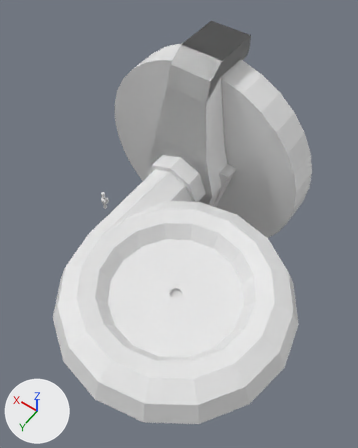
The Blender file francis_turbine.blend: old version first, new version second.
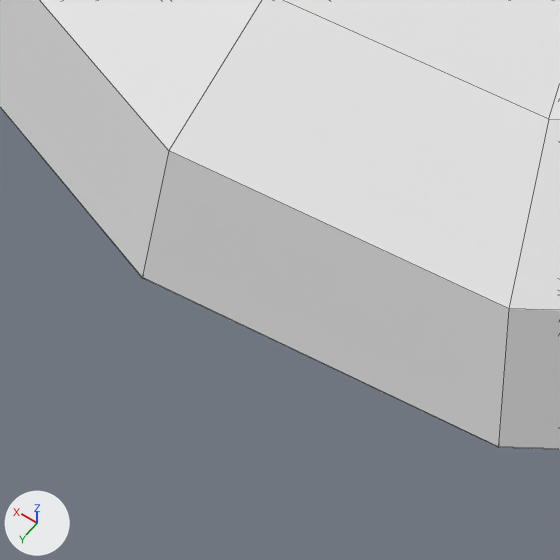
The first picture shows the older version from a 50 mm camera at (-18.6, 15.5, 34.1) aimed at (-3.5, -5.6, 1.0). The close-ups show both versions on the part from 21% to 42% of the width and 81% to 98% of the height of that picture; other places that the commit changed are outside them. Lighting does not change. The marker at lower left points along +X, +Y and +Z. The close-ups show mesh edges as thin lines.

Before the edit, the objects in view are built like this:
```python
me_cube_001 = bpy.data.meshes.new('Cube.001')
me_cube_001.from_pydata(...)  # 60 vertices, 44 faces; spans x -1.01..1.56, y -1.0..1.0, z -1.0..1.8
me_cylinder_004 = bpy.data.meshes.new('Cylinder.004')
me_cylinder_004.from_pydata(...)  # 174 vertices, 174 faces; spans x -4.02..4.02, y 0.0..1.01, z -4.02..4.42
ob_cube_002 = bpy.data.objects.new('Cube.002', me_cube_001)
ob_cube_002.location = (4.15, -4.68, -0.37)
ob_cube_002.rotation_euler = (3.142, 0.0, 0.0)  # degrees (180, 0, 0)
ob_cube_002.scale = (0.238, 0.238, 0.0863)
ob_cylinder_003 = bpy.data.objects.new('Cylinder.003', me_cylinder_004)
ob_cylinder_003.location = (-7.2, 0.0, 0.01)
ob_cylinder_003.rotation_euler = (1.571, 0.0, 0.0)  # degrees (90, 0, 0)
ob_cylinder_003.scale = (2.36, 2.36, 2.36)
```
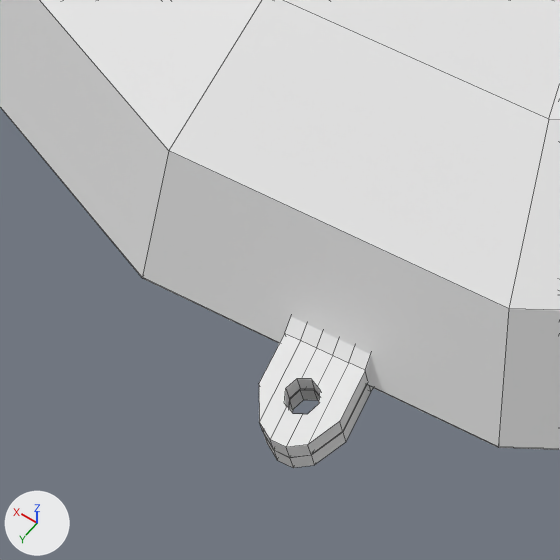
Location of each change, [x1, y1, x2, y2] in pixels of the close-ups (560 x 560 px):
```json
{"object": "Screw_ear.007", "change": "added", "after": [259, 317, 371, 457]}
{"object": "Screw_ear.008", "change": "added", "after": [263, 384, 373, 468]}
```

Scene script edits in JSON lines:
```json
{"op": "add", "block": "me_cube_005", "code": ["me_cube_005 = me_cube_001.copy(); me_cube_005.name = 'Cube.005'  # the mesh of ob_cube_002"]}
{"op": "add", "block": "ob_screw_ear_008", "code": ["ob_screw_ear_008 = bpy.data.objects.new('Screw_ear.008', me_cube_005)", "ob_screw_ear_008.location = (-9.15, 9.31, -0.16)", "ob_screw_ear_008.rotation_euler = (3.142, 0.0, 1.773)  # degrees (180, 0, 102)", "ob_screw_ear_008.scale = (0.412, 0.412, 0.149)"]}
{"op": "add", "block": "ob_screw_ear_007", "code": ["ob_screw_ear_007 = bpy.data.objects.new('Screw_ear.007', me_cube_005)", "ob_screw_ear_007.location = (-9.15, 9.31, 0.16)", "ob_screw_ear_007.rotation_euler = (0.0, 0.0, 1.773)  # degrees (0, 0, 102)", "ob_screw_ear_007.scale = (0.412, 0.412, 0.149)"]}
```
